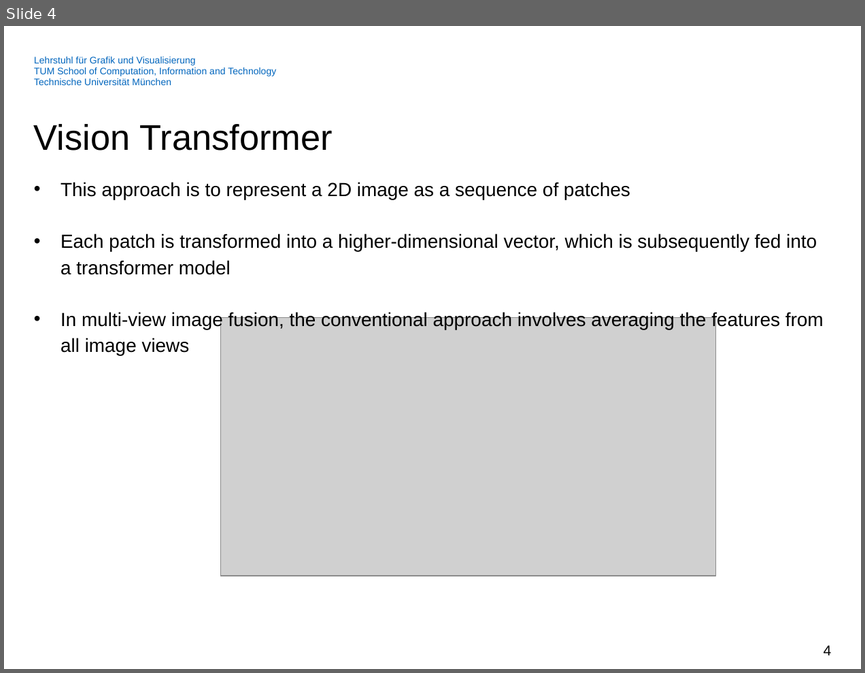
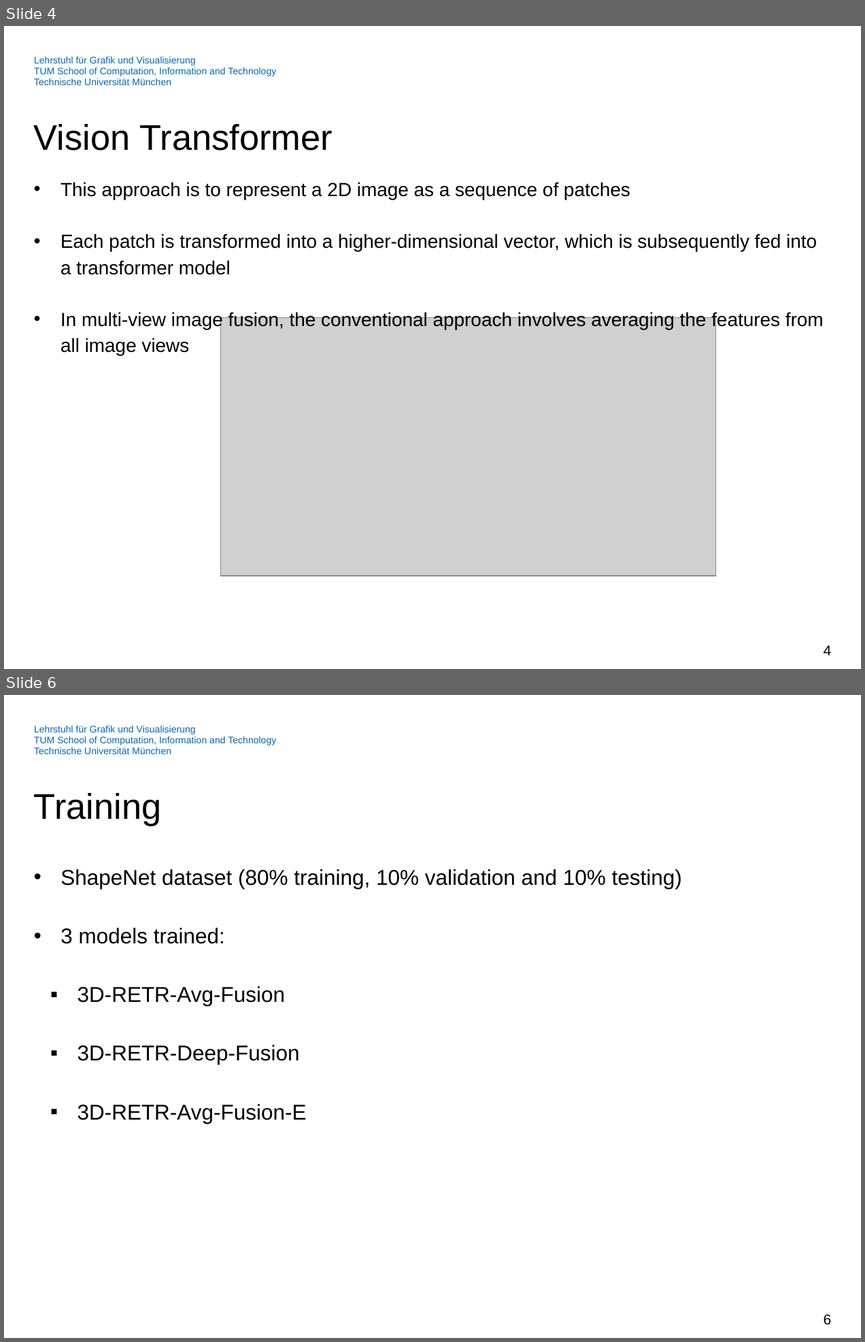
Before and after one commit to Streakfull/3DML, a slide deck: Project/Resources/presentation.pptx. Shown one above the other, each under a label of ours: slide 4 before the commit, slides 4 and 6 after it; the slides between them are not shown. The pictures are 865x673 and 865x1342 pixels, drawn with LibreOffice and Linux fonts; fonts in the diff are those of the drawing; grey boxes stand for pictures; background and template pictures are left out. Boxes give left, top, right and bottom in pixels: in the first picture for what was removed or moved away, otherwise in the second. Text is boxed around its words. In the diff, an @@ line names an element or a change of style, - is before the commit and + after.

Commit message:
Update presentation with training and reconstructions

```diff
--- a/Project/Resources/presentation.pptx
+++ b/Project/Resources/presentation.pptx
@@ slide 6 added at <box>4,695,861,1338</box>, background #FFFFFF; not listed: 1 template element that a slide beside it also shows @@
@@ title added at <box>34,793,162,826</box>, 30 pt, text #000000 @@
+Training
@@ text added at <box>60,869,682,1123</box>, 18 pt, text #000000 @@
+• ShapeNet dataset (80% training, 10% validation and 10% testing)
+• 3 models trained:
+  ▪ 3D-RETR-Avg-Fusion
+  ▪ 3D-RETR-Deep-Fusion
+  ▪ 3D-RETR-Avg-Fusion-E
@@ page number added at <box>823,1314,832,1325</box>, 12 pt, text #000000 @@
+6
```
Also in this commit, not shown: 1 slide changed, 2 other slides added, 1 slide removed.
